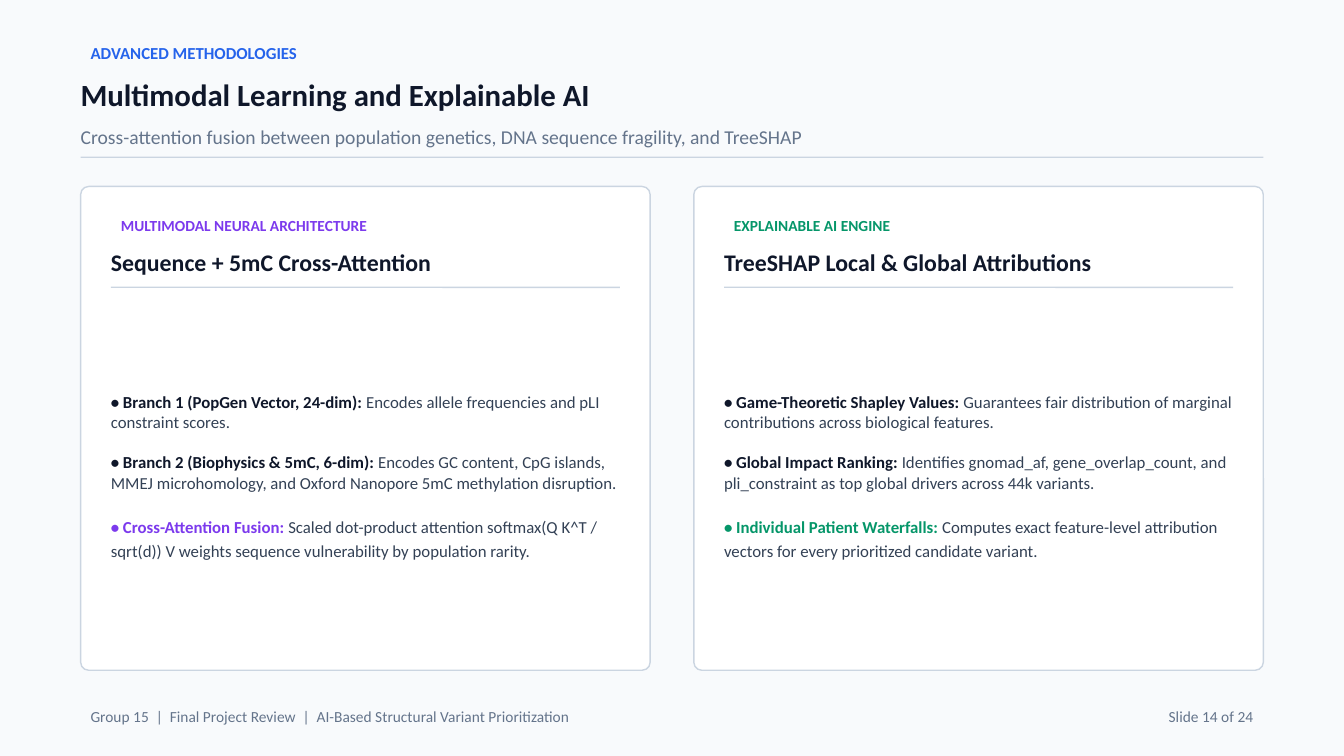
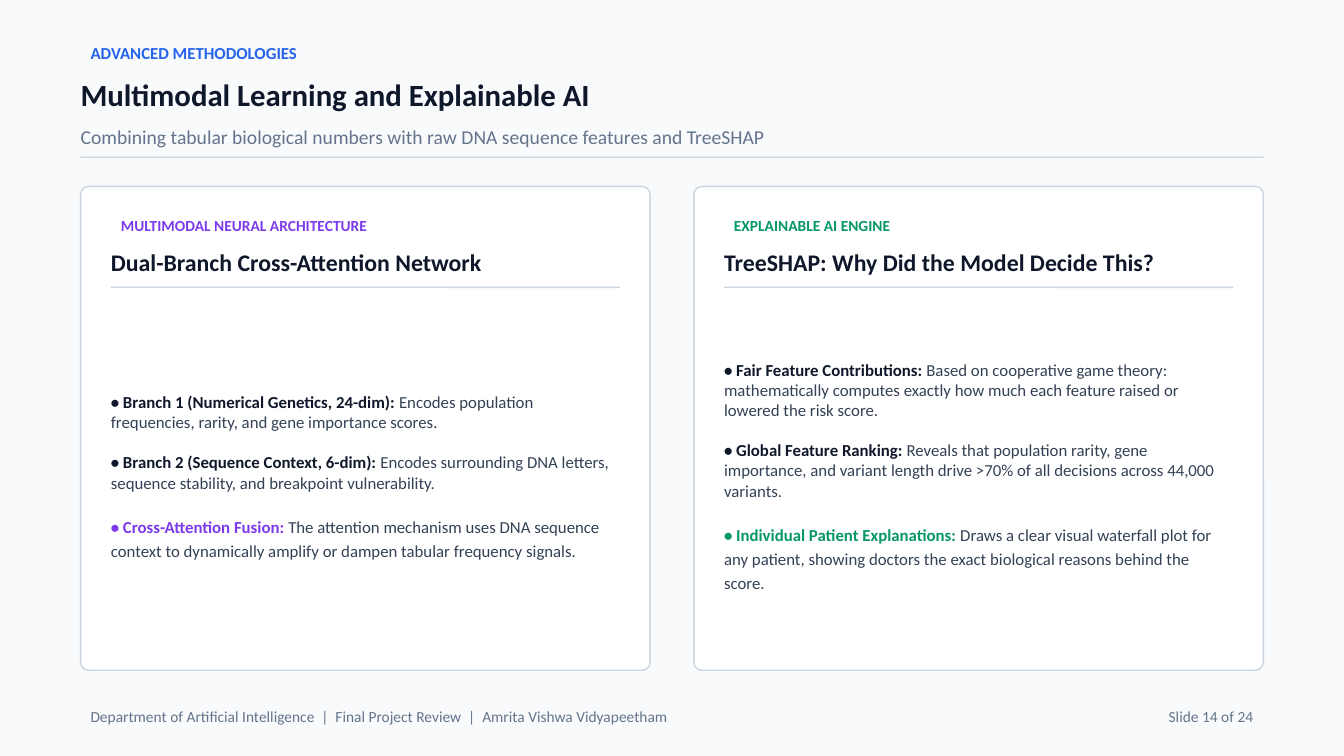
Before and after one commit to waibhav-jha/SV-prioritization-from-long-read-sequencing, a slide deck: slide 14 of End_Semester_Presentation.pptx. Drawn at 1344x756 pixels with LibreOffice and Linux fonts; fonts in the diff are those of the drawing. Boxes give left, top, right and bottom in pixels: in the first picture for what was removed or moved away, otherwise in the second. Text is boxed around its words. In the diff, an @@ line names an element or a change of style, - is before the commit and + after.

Commit message:
Simplify academic jargon across presentation deck (plain English student explanation)

```diff
--- a/End_Semester_Presentation.pptx
+++ b/End_Semester_Presentation.pptx
@@ text at [81, 130, 764, 148]: text changed @@
-Cross-attention fusion between population genetics, DNA sequence fragility, and TreeSHAP
+Combining tabular biological numbers with raw DNA sequence features and TreeSHAP
@@ text at [111, 254, 481, 271]: text changed @@
-Sequence + 5mC Cross-Attention
+Dual-Branch Cross-Attention Network
@@ text at [724, 254, 1154, 275]: text changed @@
-TreeSHAP Local & Global Attributions
+TreeSHAP: Why Did the Model Decide This?
@@ text at [724, 364, 1214, 589]: text changed @@
-• Game-Theoretic Shapley Values: Guarantees fair distribution of marginal contributions across biological features.
-• Global Impact Ranking: Identifies gnomad_af, gene_overlap_count, and pli_constraint as top global drivers across 44k variants.
-• Individual Patient Waterfalls: Computes exact feature-level attribution vectors for every prioritized candidate variant.
+• Fair Feature Contributions: Based on cooperative game theory: mathematically computes exactly how much each feature raised or lowered the risk score.
+• Global Feature Ranking: Reveals that population rarity, gene importance, and variant length drive >70% of all decisions across 44,000 variants.
+• Individual Patient Explanations: Draws a clear visual waterfall plot for any patient, showing doctors the exact biological reasons behind the score.
@@ text at [111, 395, 609, 560]: text changed @@
-• Branch 1 (PopGen Vector, 24-dim): Encodes allele frequencies and pLI constraint scores.
-• Branch 2 (Biophysics & 5mC, 6-dim): Encodes GC content, CpG islands, MMEJ microhomology, and Oxford Nanopore 5mC methylation disruption.
-• Cross-Attention Fusion: Scaled dot-product attention softmax(Q K^T / sqrt(d)) V weights sequence vulnerability by population rarity.
+• Branch 1 (Numerical Genetics, 24-dim): Encodes population frequencies, rarity, and gene importance scores.
+• Branch 2 (Sequence Context, 6-dim): Encodes surrounding DNA letters, sequence stability, and breakpoint vulnerability.
+• Cross-Attention Fusion: The attention mechanism uses DNA sequence context to dynamically amplify or dampen tabular frequency signals.
@@ text at [91, 711, 667, 725]: text changed @@
-Group 15 | Final Project Review | AI-Based Structural Variant Prioritization
+Department of Artificial Intelligence | Final Project Review | Amrita Vishwa Vidyapeetham
```
Also in this commit, not shown: 23 other slides changed, 2 other files.
